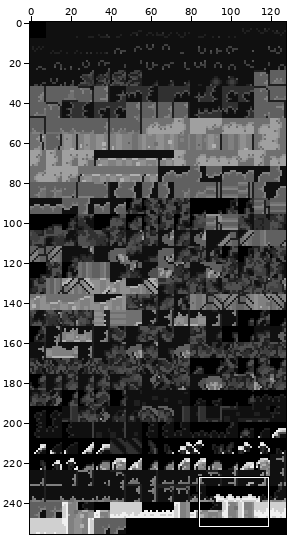
Sprite sheet -- data/tilesets/primary/ikigai_outdoors/tiles.png. Above: a wide view before the commit, with the close-up outlined.
Close-up. Old version:
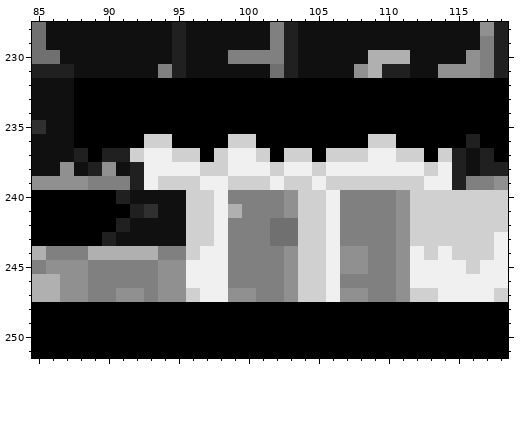
The file is 128x256 pixels. Shown: x 85..118, y 228..251.
New version:
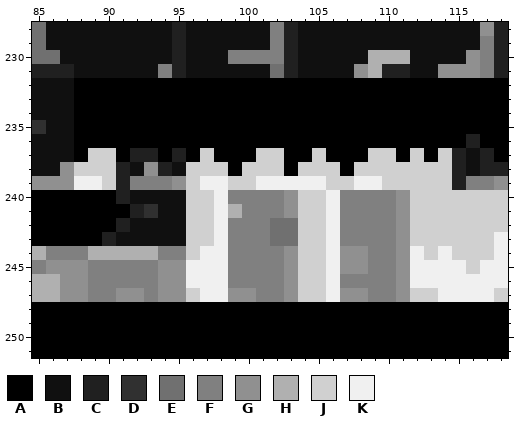
Palette (. is transparent): A #000000  B #101010  C #202020  D #303030  E #707070  F #808080  G #909090  H #b0b0b0  J #d0d0d0  K #f0f0f0
Changes in this commit:
Changed rows in their new state; - is an unchanged pixel.
first column x 88:
236 -----AA----AA--------AA----
237 AJJACCACAJAAA-JAAJAAAJJA---
238 JJJCBGCBJ--AJJ-AJ-JAJJJJJ-J
239 KKJCFFFG-----K-KK---KK---JJ
Boxes around the changes in both close-ups, in picture pixels (x1, y1, x2, y2):
changed: (74, 134, 452, 190)
